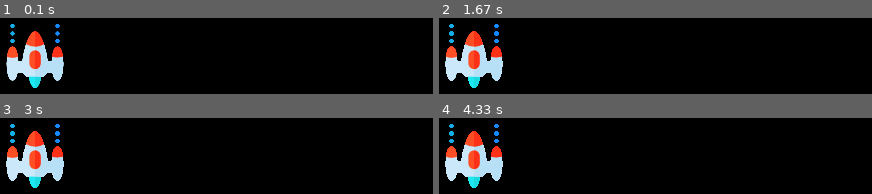
Above: before the commit, frames 1-4 (two rows, left to right).
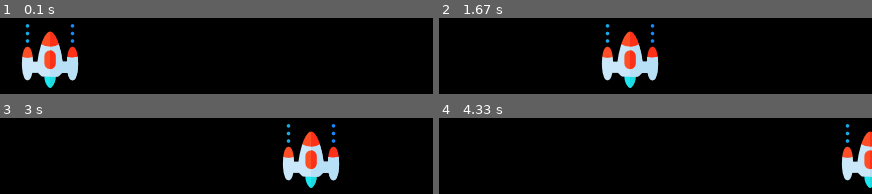
Above: after the commit, the same moments.

Repository: yukitolix12/PyGame
Game: pygame game, started from sample.py
Two runs of this game, one before a commit and one after it. Both use one fixed random seed, a clock stepped at 60 frames per second and the inputs below.
Inputs:
- Up to frame 1 (0.1 s): no input
- Up to frame 2 (1.67 s): no input
- Up to frame 3 (3 s): no input
- Up to frame 4 (4.33 s): no input

The runs differ from the first frame. In frame 1, 7.0% of the frame differs, in the area x 1-19%, y 7-93%; in frame 2, 12%, in the area x 1-51%, y 7-93%; in frame 3, 12%; in frame 4, 9.1%.

Commit message:
playerを動かす

Diff:
--- a/sample.py
+++ b/sample.py
@@ -19,14 +19,13 @@
 
 running = True
 while running:
+    screen.fill((0, 0, 0))
 
-    # font = pygame.font.SysFont(None,80)
-    # message = font.render('Hello world',False,(255,255,255))
-    # screen.blit(message, (20,50))
     for event in pygame.event.get():
         if event.type == pygame.QUIT:
             running = False
 
+    playerX += 1.5
     player(playerX, playerY)
 
     pygame.display.update()
